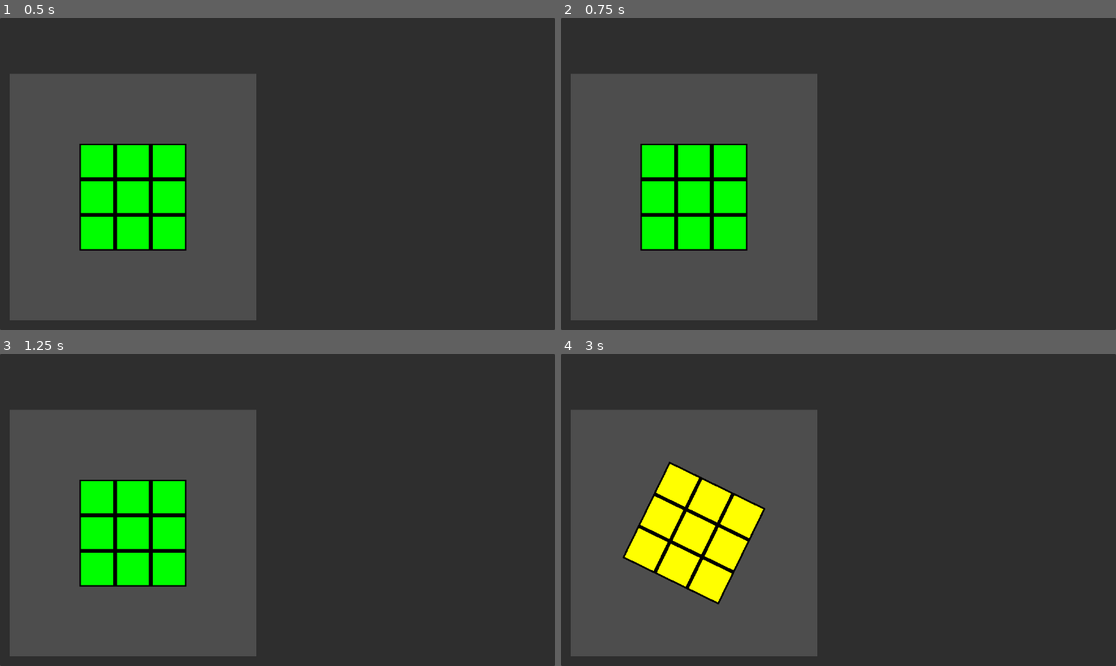
Above: before the commit, frames 1-4 (two rows, left to right).
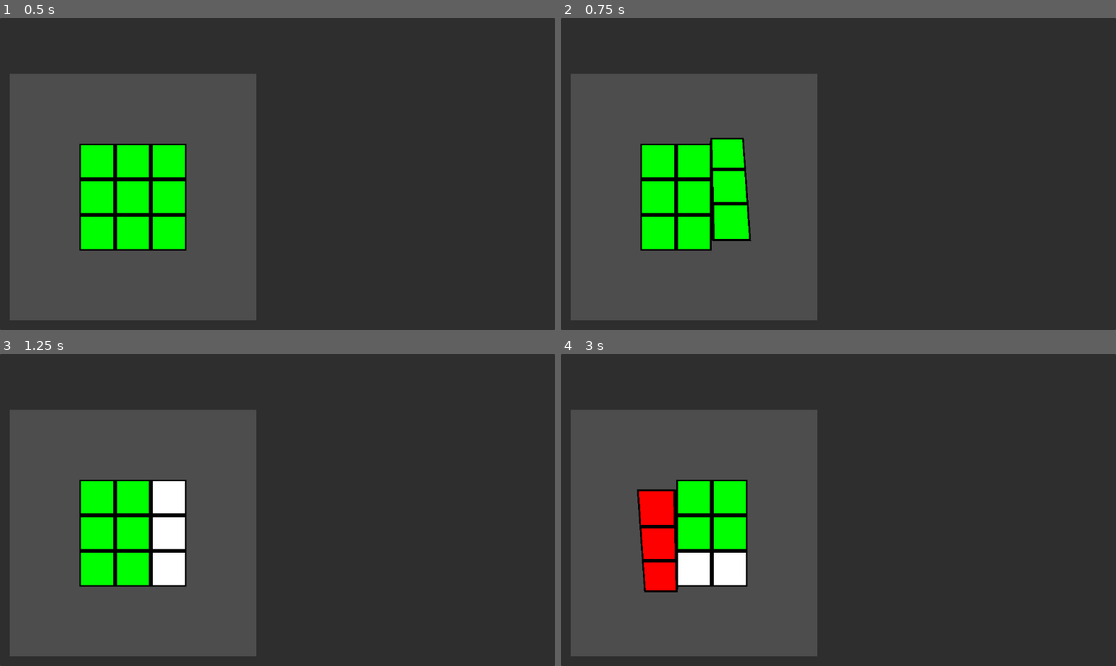
Above: after the commit, the same moments.

Repository: CPZhang9487/CPZhang-Godot-Projects
Game: Godot game, scene res://Projects/MagicCubeSolver/magic_cube_solver.tscn
Same seed, same stepped clock (60 frames per second), same inputs: the game is played once before the commit and once after it. The project has no main scene, so this scene is started directly.
Inputs (mouse positions are in pixels of both pictures, inside the frame that each line leads up to):
- Up to frame 1 (0.5 s): no input
- Up to frame 2 (0.75 s): tap Enter at 0.5 s; move the mouse to (960, 158) at 0.52 s; hold D from 0.53 s (still down); tap R at 0.6 s; click (960, 158) at 0.67 s
- Up to frame 3 (1.25 s): keep holding D; tap U at 0.8 s
- Up to frame 4 (3 s): move the mouse to (727, 525) at 1.27 s; release D at 1.28 s; tap U at 1.35 s; click (727, 525) at 1.42 s; tap F at 1.55, 2.1 s; move the mouse to (894, 441) at 2.02 s; hold D from 2.03 s (still down); click (894, 441) at 2.17 s; tap L at 2.3, 2.85 s; move the mouse to (810, 572) at 2.77 s; click (810, 572) at 2.92 s

Frame 1 is identical in both runs. In frame 2, 0.9% of the frame differs, in the area x 26-35%, y 38-75%; in frame 3, 1.8%; in frame 4, 7.5%, in the area x 11-37%, y 34-81%.

Commit message:
modified:   Projects/MagicCubeSolver/magic_cube_solver.gd

Diff:
--- a/Projects/MagicCubeSolver/magic_cube_solver.gd
+++ b/Projects/MagicCubeSolver/magic_cube_solver.gd
@@ -18,10 +18,28 @@
 @onready var cube_looker: CubeLooker = %CubeLooker
 
 
+func _input(event: InputEvent) -> void:
+	if event is InputEventKey:
+		if not event.pressed:
+			if event.keycode == KEY_R:
+				magic_cube_3x3x3.turn("R")
+			elif event.keycode == KEY_U:
+				magic_cube_3x3x3.turn("U")
+			elif event.keycode == KEY_F:
+				magic_cube_3x3x3.turn("F")
+			elif event.keycode == KEY_L:
+				magic_cube_3x3x3.turn("L")
+			elif event.keycode == KEY_D:
+				magic_cube_3x3x3.turn("D")
+			elif event.keycode == KEY_B:
+				magic_cube_3x3x3.turn("B")
+
+
 func _on_sub_viewport_container_gui_input(event: InputEvent) -> void:
 	if event is InputEventMouseMotion:
-		cube_rotation_x += event.relative.y
-		cube_rotation_y += event.relative.x
+		if Input.is_mouse_button_pressed(MOUSE_BUTTON_LEFT):
+			cube_rotation_x += event.relative.y
+			cube_rotation_y += event.relative.x
 
 
 func _update_cube_rotation() -> void:
Not shown, added: run1.mp3.import
Not shown, added: run1.mp3
